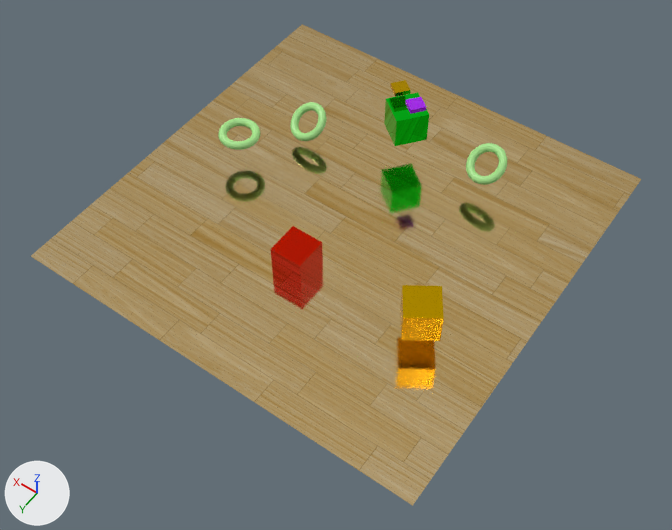
The glTF model resources/scene.glb: old version first, new version second.
Both versions are drawn from a camera (50 mm lens) standing at (-20.3, 29.4, 39.1) and looking at (-1.5, 3.2, -2.1). Arrows for +X, +Y and +Z are at lower left; the lights stay in place. Where no turn or scale is listed for an object, it has been applied to the vertices.
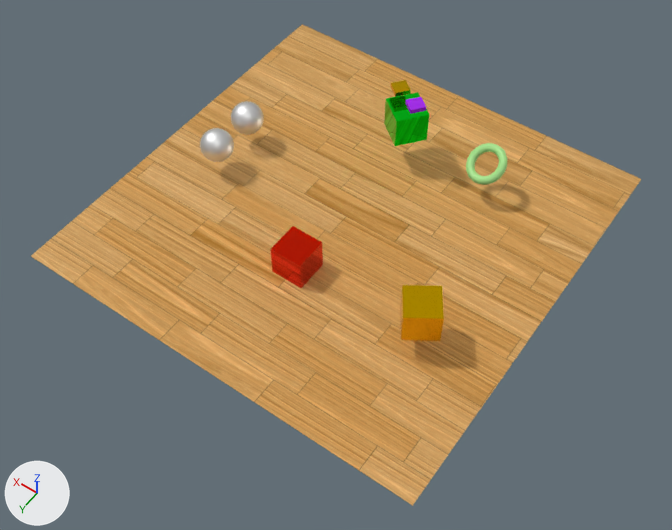
Diff of the bpy script that builds the scene:
```diff
--- a/resources/scene.glb.py
+++ b/resources/scene.glb.py
@@ mat_material_001 @@
 mat_material_001.metallic = 1.0
-mat_material_001.roughness = 0.102
+mat_material_001.roughness = 1.0
@@ mat_material_002 @@
+mat_material_002 = principled_material('Material.002')
+mat_material_002.base_color = (0.8, 0.8, 0.8)  # white #e7e7e7
+mat_material_002.metallic = 1.0
@@ me_sphere_001 @@
+me_sphere_001.from_pydata(...)  # a UV sphere (32 segments, 16 rings, poles along z) spanning x -1.0..1.0, y -1.0..1.0, z -1.0..1.0
+me_sphere_001.materials.append(mat_material_002)  # white #e7e7e7
@@ ob_torus @@
-ob_torus = bpy.data.objects.new('Torus', me_torus)
-ob_torus.location = (7.78, 0.0, 0.27)
@@ ob_torus_001 @@
-ob_torus_001 = bpy.data.objects.new('Torus.001', me_torus_001)
-ob_torus_001.location = (5.46, -3.7, -0.33)
@@ ob_sphere_001 @@
+ob_sphere_001 = bpy.data.objects.new('Sphere.001', me_sphere_001)
+ob_sphere_001.location = (8.45, 1.32, 0.0)
@@ ob_sphere @@
+ob_sphere = bpy.data.objects.new('Sphere', me_sphere_001.copy())
+ob_sphere.location = (8.45, -1.52, 0.0)
```

Boxes [x1, y1, x2, y2] around the edits, measured in the pictures (672 x 530 px):
'Plane', surface changed: [31, 24, 641, 506] in both
'Sphere.001', added: after [200, 128, 234, 162]
'Sphere', added: after [231, 101, 264, 135]
'Torus', deleted: before [218, 118, 260, 150]
'Torus.001', deleted: before [290, 102, 327, 141]
